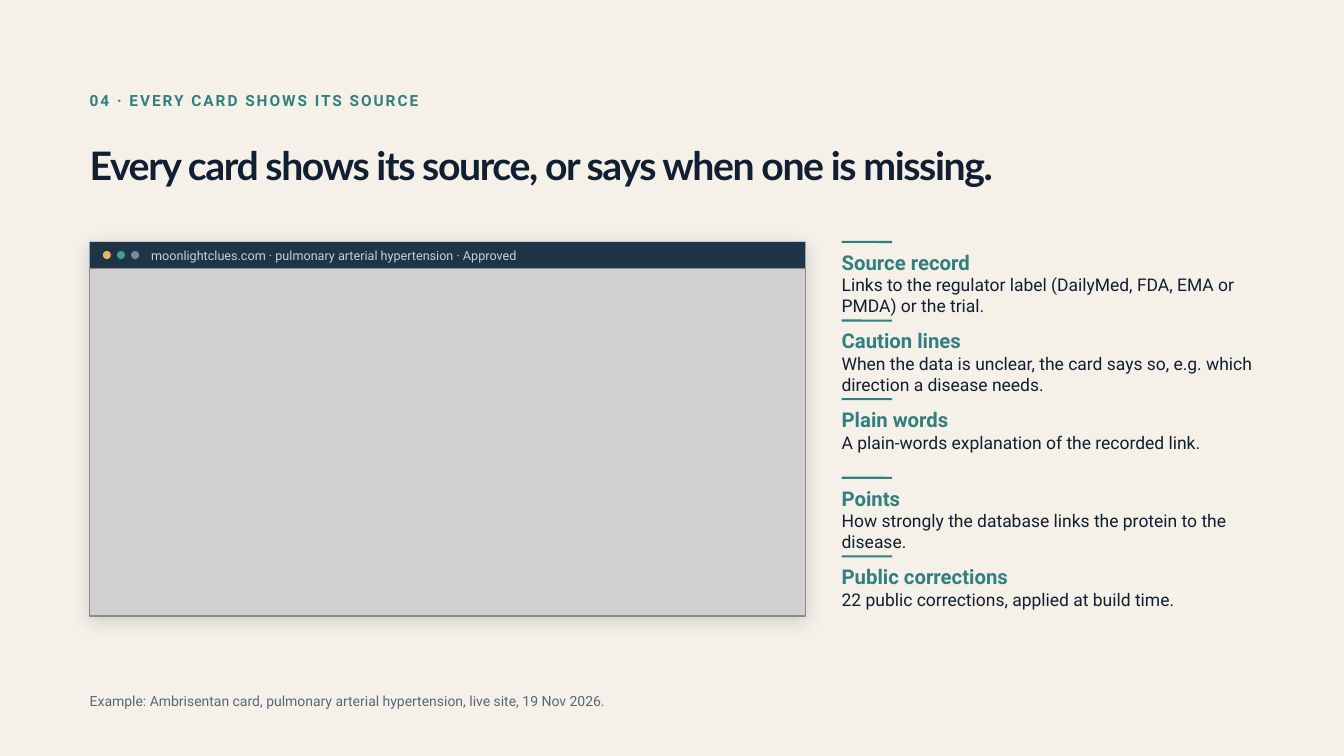
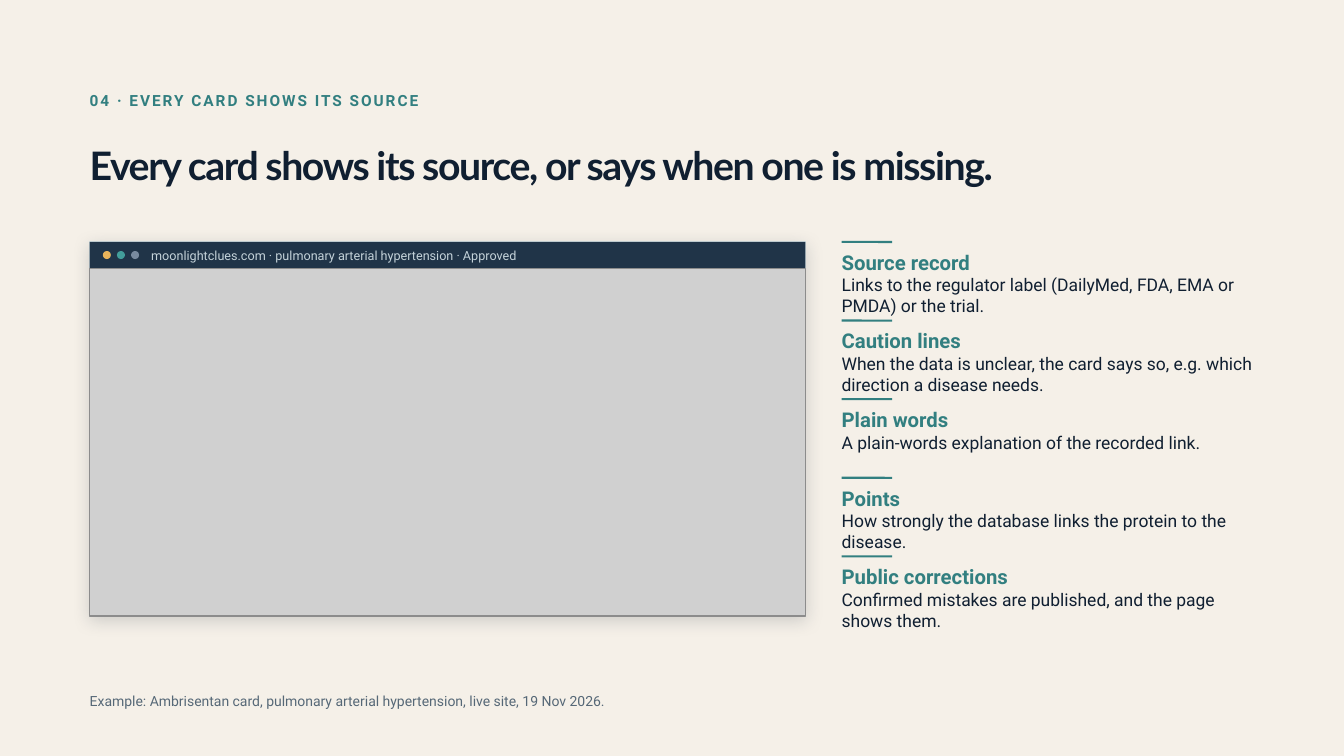
Before and after one commit to Moonlight-Clues/moonlight, a slide deck: slide 5 of docs/pitch/moonlight-deck-doctors-19nov.pptx. Drawn at 1344x756 pixels with LibreOffice and Linux fonts; fonts in the diff are those of the drawing; grey boxes stand for pictures. Boxes give left, top, right and bottom in pixels: in the first picture for what was removed or moved away, otherwise in the second. Text is boxed around its words. In the diff, an @@ line names an element or a change of style, - is before the commit and + after.

```diff
--- a/docs/pitch/moonlight-deck-doctors-19nov.pptx
+++ b/docs/pitch/moonlight-deck-doctors-19nov.pptx
@@ text at (x1=842, y1=592, x2=1214, y2=627): text changed @@
-22 public corrections, applied at build time.
+Confirmed mistakes are published, and the page shows them.
```
Also in this commit, not shown: 6 other slides changed, 1 other file.
